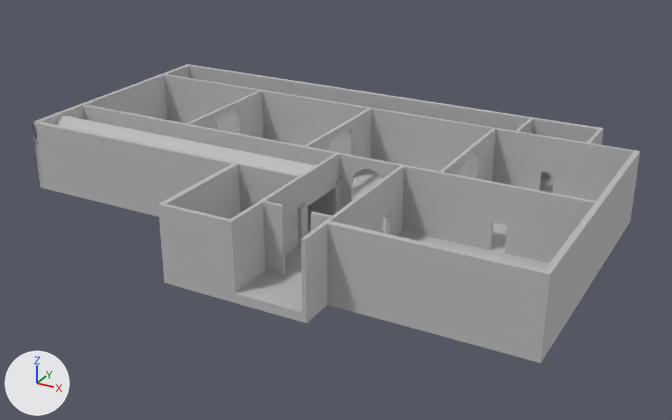
The FBX model Assets/Meshes/Brera_map.fbx: old version first, new version second.
Both versions are drawn from a camera (50 mm lens) standing at (45.4, -83.2, 40.3) and looking at (1.4, -3.1, 0.2). Every picture has the same lights, and +X, +Y and +Z are marked at lower left. Where no turn or scale is listed for an object, it has been applied to the vertices.
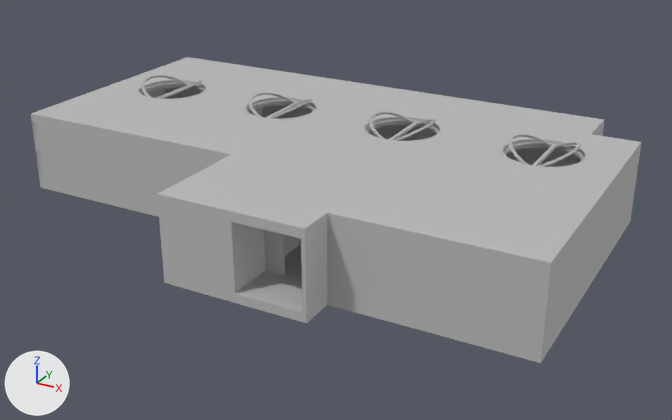
Where the newer file only moved an object's origin or applied its transform, the numbers keep the older frame.

Diff of the bpy script that builds the scene:
```diff
--- a/Assets/Meshes/Brera_map.fbx.py
+++ b/Assets/Meshes/Brera_map.fbx.py
@@ me_mesh_031 @@
+me_mesh_031.from_pydata(...)  # 32 vertices, 26 faces; spans x -31.2..31.2, y -9.7..9.7, z -0.5..0.5
+me_mesh_031.materials.append(mat_lambert1)  # grey #bcbcbc
@@ me_mesh_036 @@
+me_mesh_036.from_pydata(...)  # 192 vertices, 194 faces; spans x -4.11..4.11, y -4.09..4.09, z -0.97..0.97
+me_mesh_036.materials.append(mat_lambert1)  # grey #bcbcbc
@@ me_mesh_034 @@
+me_mesh_034.from_pydata(...)  # 192 vertices, 194 faces; spans x -4.11..4.11, y -4.09..4.09, z -0.97..0.97
+me_mesh_034.materials.append(mat_lambert1)  # grey #bcbcbc
@@ me_mesh_033 @@
+me_mesh_033.from_pydata(...)  # 192 vertices, 194 faces; spans x -4.11..4.11, y -4.09..4.09, z -0.97..0.97
+me_mesh_033.materials.append(mat_lambert1)  # grey #bcbcbc
@@ me_mesh_032 @@
+me_mesh_032.from_pydata(...)  # 538 vertices, 588 faces; spans x -31.2..31.2, y -10.7..10.7, z -0.5..0.5
+me_mesh_032.materials.append(mat_lambert1)  # grey #bcbcbc
@@ me_mesh_035 @@
+me_mesh_035.from_pydata(...)  # 192 vertices, 194 faces; spans x -4.11..4.11, y -4.09..4.09, z -0.97..0.97
+me_mesh_035.materials.append(mat_lambert1)  # grey #bcbcbc
@@ ob_polysurface14 @@
+ob_polysurface14 = bpy.data.objects.new('polySurface14', me_mesh_031)
+ob_polysurface14.location = (-2.02, -13.64, 7.5)
@@ ob_pcylinder9 @@
+ob_pcylinder9 = bpy.data.objects.new('pCylinder9', me_mesh_036)
+ob_pcylinder9.location = (21.3, 3.91, 8.3)
@@ ob_pcylinder7 @@
+ob_pcylinder7 = bpy.data.objects.new('pCylinder7', me_mesh_034)
+ob_pcylinder7.location = (-9.7, 3.91, 8.3)
@@ ob_pcylinder6 @@
+ob_pcylinder6 = bpy.data.objects.new('pCylinder6', me_mesh_033)
+ob_pcylinder6.location = (-25.31, 3.91, 8.3)
@@ ob_polysurface16 @@
+ob_polysurface16 = bpy.data.objects.new('polySurface16', me_mesh_032)
+ob_polysurface16.location = (-2.02, 6.71, 7.5)
@@ ob_pcylinder8 @@
+ob_pcylinder8 = bpy.data.objects.new('pCylinder8', me_mesh_035)
+ob_pcylinder8.location = (5.68, 3.91, 8.3)
```

Changed parts and their boxes [x1, y1, x2, y2] in the pictures (672 x 420 px):
'polySurface14', added: after [31, 97, 603, 274]
'polySurface16', added: after [78, 57, 641, 203]
'pCylinder9', added: after [503, 133, 584, 167]
'pCylinder8', added: after [365, 111, 439, 141]
'pCylinder7', added: after [246, 92, 315, 118]
'pCylinder6', added: after [139, 74, 205, 99]
'polySurface11', unchanged, covered by the edit: before [402, 165, 596, 263]
'polySurface10', unchanged, covered by the edit: before [260, 90, 496, 178]; after [262, 106, 437, 141]
'pCube52', unchanged, covered by the edit: before [492, 128, 640, 213]; after [506, 148, 640, 213]
'pCube1', unchanged, covered by the edit: before [187, 64, 603, 181]
